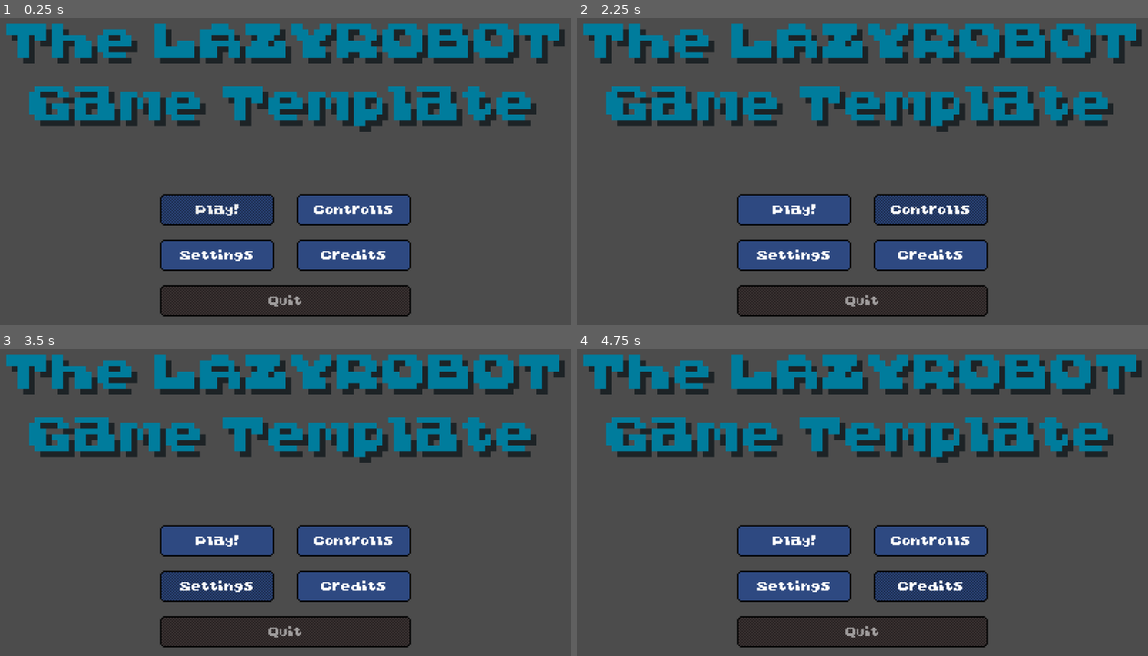
Above: before the commit, frames 1-4 (two rows, left to right).
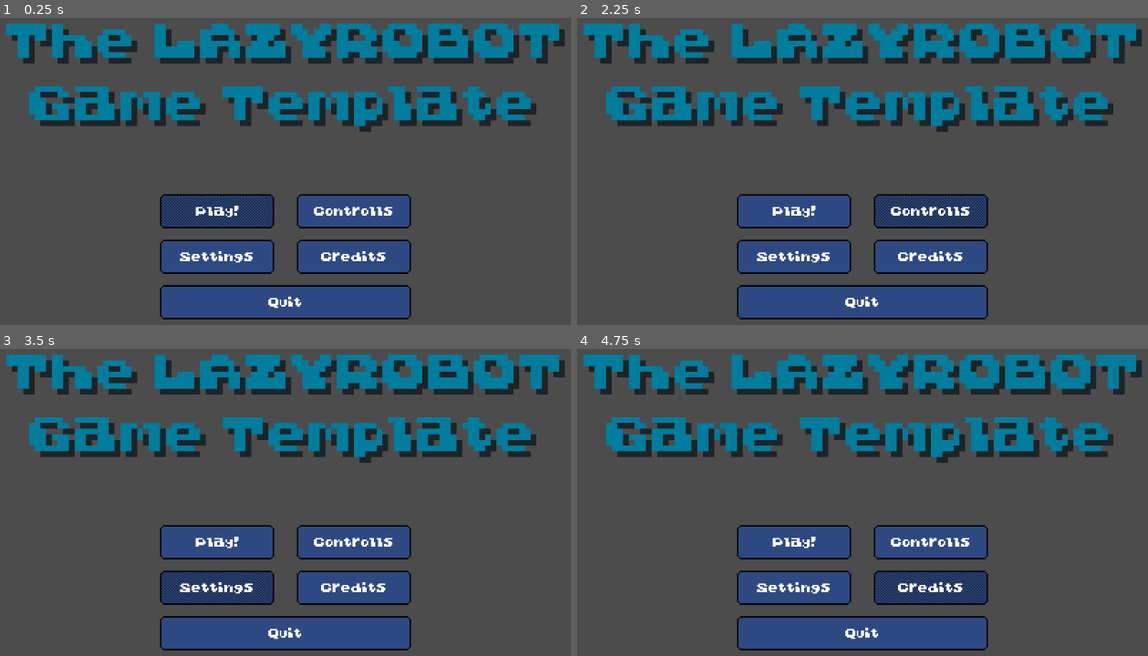
Above: after the commit, the same moments.

Repository: matt-cles/godot-game-template
Game: Godot game, scene res://scenes/Main.tscn
Same seed, same stepped clock (60 frames per second), same inputs: the game is played once before the commit and once after it.
Inputs:
- Up to frame 1 (0.25 s): no input
- Up to frame 2 (2.25 s): click "Play!" at 0.5 s; click "Play!" at 1.25 s; click "Controlls" at 2 s
- Up to frame 3 (3.5 s): click "Settings" at 2.75 s
- Up to frame 4 (4.75 s): click "Credits" at 3.5 s; hold Right (ui_right) from 4.28 s (still down)

The runs differ from the first frame. In frame 1, 6.6% of the frame differs, in the area x 27-73%, y 60-99%; in frame 2, 6.6%; in frame 3, 6.6%; in frame 4, 6.6%.

Commit message:
update main menu

Diff:
--- a/game/scenes/Main.tscn
+++ b/game/scenes/Main.tscn
@@ -24,7 +24,7 @@
 margin_left = 168.0
 margin_top = 158.0
 margin_right = 248.0
-margin_bottom = 180.0
+margin_bottom = 182.0
 focus_neighbour_right = NodePath("../Controlls")
 focus_neighbour_bottom = NodePath("../Settings")
 focus_next = NodePath("../Controlls")
@@ -38,7 +38,7 @@
 margin_left = 264.0
 margin_top = 158.0
 margin_right = 344.0
-margin_bottom = 180.0
+margin_bottom = 182.0
 focus_neighbour_left = NodePath("../Play")
 focus_neighbour_bottom = NodePath("../Credits")
 focus_next = NodePath("../Settings")
@@ -52,10 +52,10 @@
 margin_left = 168.0
 margin_top = 190.0
 margin_right = 248.0
-margin_bottom = 212.0
+margin_bottom = 214.0
 focus_neighbour_top = NodePath("../Play")
 focus_neighbour_right = NodePath("../Credits")
-focus_neighbour_bottom = NodePath("../QuitButton")
+focus_neighbour_bottom = NodePath("../Quit")
 focus_next = NodePath("../Credits")
 focus_previous = NodePath("../Controlls")
 text = "Settings"
@@ -67,28 +67,27 @@
 margin_left = 264.0
 margin_top = 190.0
 margin_right = 344.0
-margin_bottom = 212.0
+margin_bottom = 214.0
 focus_neighbour_left = NodePath("../Settings")
 focus_neighbour_top = NodePath("../Controlls")
-focus_neighbour_bottom = NodePath("../QuitButton")
-focus_next = NodePath("../QuitButton")
+focus_neighbour_bottom = NodePath("../Quit")
+focus_next = NodePath("../Quit")
 focus_previous = NodePath("../Settings")
 text = "Credits"
 __meta__ = {
 "_edit_use_anchors_": false
 }
 
-[node name="QuitButton" type="Button" parent="Menu"]
+[node name="Quit" type="Button" parent="Menu"]
 margin_left = 168.0
 margin_top = 222.0
 margin_right = 344.0
-margin_bottom = 244.0
+margin_bottom = 246.0
 focus_neighbour_left = NodePath("../Settings")
 focus_neighbour_top = NodePath("../Settings")
 focus_neighbour_right = NodePath("../Credits")
 focus_next = NodePath("../Play")
 focus_previous = NodePath("../Credits")
-disabled = true
 text = "Quit"
 __meta__ = {
 "_edit_use_anchors_": false
